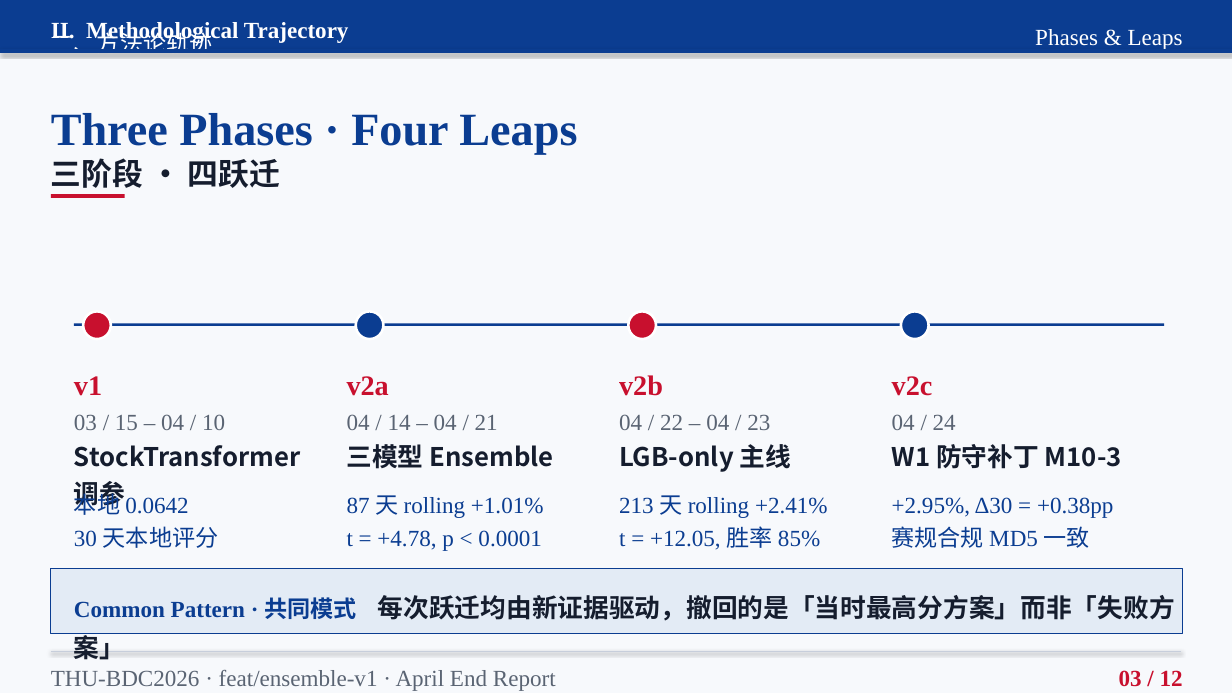
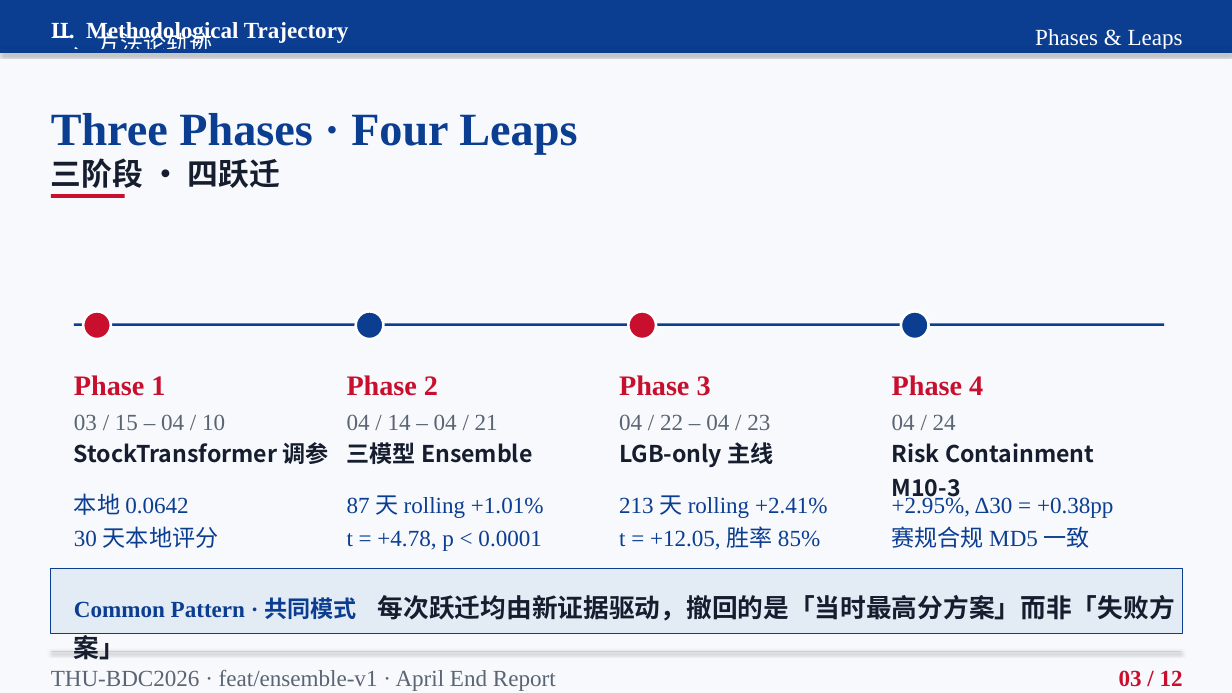
Before and after one commit to LvJC0808/C4BDC, a slide deck: slide 3 of docs/slides/April_End_Report.pptx. Drawn at 1232x693 pixels with LibreOffice and Linux fonts; fonts in the diff are those of the drawing. Boxes give left, top, right and bottom in pixels: in the first picture for what was removed or moved away, otherwise in the second. Text is boxed around its words. In the diff, an @@ line names an element or a change of style, - is before the commit and + after.

Commit message:
docs(slides): update April_End_Report.pptx — Phase 1-4 naming + reduce line spacing to fix overflow

```diff
--- a/docs/slides/April_End_Report.pptx
+++ b/docs/slides/April_End_Report.pptx
@@ text at (74, 375, 165, 396): text changed @@
-v1
+Phase 1
@@ text at (347, 375, 438, 396): text changed @@
-v2a
+Phase 2
@@ text at (619, 375, 711, 396): text changed @@
-v2b
+Phase 3
@@ text at (892, 375, 983, 396): text changed @@
-v2c
+Phase 4
@@ size 20 to 18 pt in 3 elements at (74, 442, 329, 464), (346, 442, 533, 464), (619, 442, 773, 467) @@
@@ text at (892, 443, 1094, 501): text changed; size 20 to 18 pt @@
-W1 防守补丁 M10-3
+Risk Containment M10-3
```
Also in this commit, not shown: 3 other slides changed.
